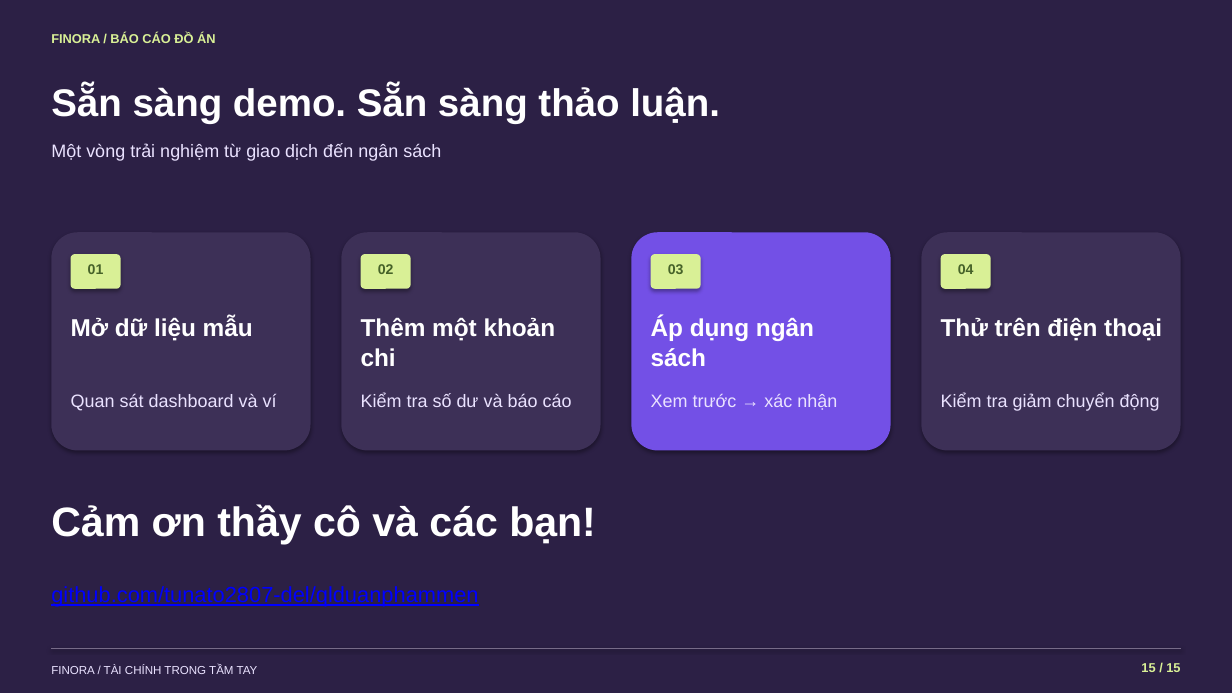
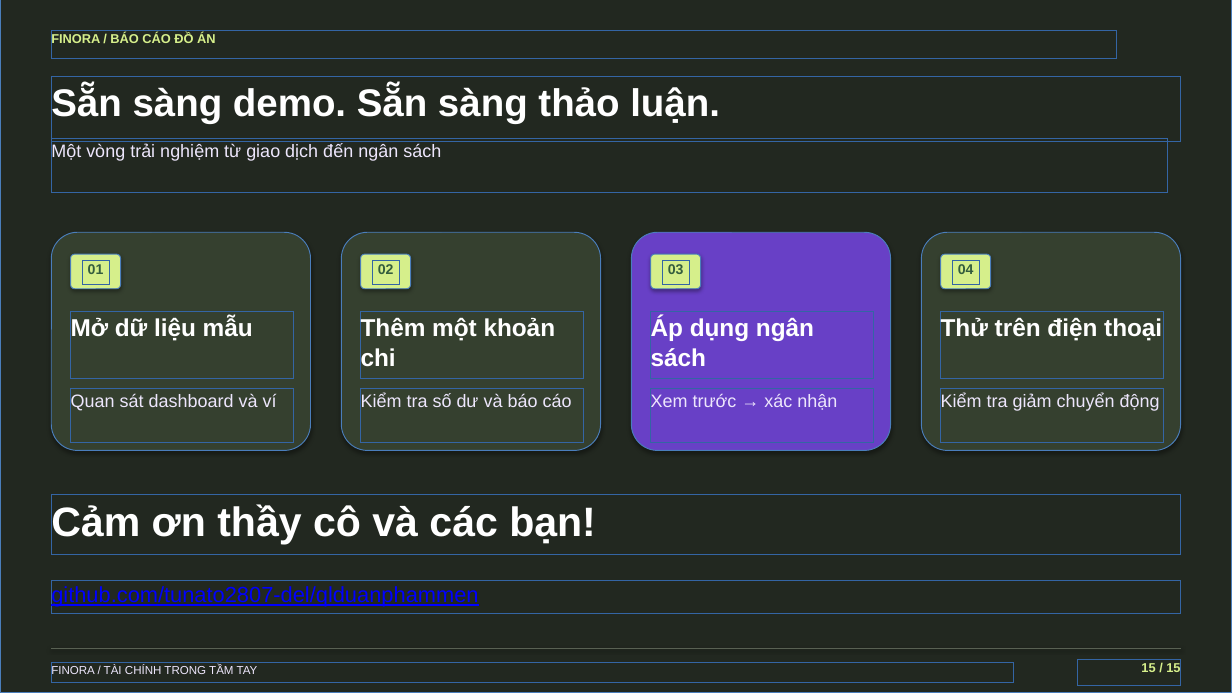
Before and after one commit to tunato2807-del/qlduanphammen, a slide deck: slide 15 of docs/presentation/Finora-Thuyet-trinh.pptx. Drawn at 1232x693 pixels with LibreOffice and Linux fonts; fonts in the diff are those of the drawing. Boxes give left, top, right and bottom in pixels: in the first picture for what was removed or moved away, otherwise in the second. Text is boxed around its words. In the diff, an @@ line names an element or a change of style, - is before the commit and + after.

Commit message:
docs: deliver Finora V2 screenshots design and updated presentation

```diff
--- a/docs/presentation/Finora-Thuyet-trinh.pptx
+++ b/docs/presentation/Finora-Thuyet-trinh.pptx
@@ rectangle at box(0, 0, 1232, 693): fill #2C2045 to #222820 @@
@@ text "FINORA / BÁO CÁO ĐỒ ..." at box(51, 33, 215, 46): text colour #D9F096 to none @@
@@ rounded rectangle at box(631, 232, 891, 450): fill #7350E6 to #6840C6 @@
@@ fill #3D3057 to #35402F in 3 elements at box(52, 232, 311, 450), box(341, 232, 601, 450), box(921, 232, 1181, 450) @@
@@ fill #D9F096 to #D6EF8B in 4 elements at box(70, 254, 120, 289), box(360, 254, 410, 289), box(651, 254, 701, 289), box(941, 254, 991, 289) @@
@@ text colour #466229 to none in 4 elements at box(88, 264, 104, 274), box(378, 264, 394, 274), box(668, 264, 684, 274), box(958, 264, 974, 274) @@
@@ text colour #EAE2FF to none in 6 elements at box(51, 143, 441, 161), box(51, 665, 258, 677), box(71, 393, 277, 411), box(361, 393, 572, 407), box(651, 394, 837, 410), box(941, 393, 1160, 411) @@
@@ text colour #FFFFFF to none in 6 elements at box(51, 86, 720, 124), box(71, 317, 253, 341), box(361, 317, 556, 367), box(651, 317, 814, 367), box(941, 317, 1162, 341), box(51, 503, 596, 544) @@
@@ line (52, 648) - (1181, 648): stroke #776B88 0.6 pt to #596153 0.6 pt @@
@@ text "15 / 15" at box(1141, 663, 1180, 672): text colour #D9F096 to none @@
```
Also in this commit, not shown: 14 other slides changed, 17 other files.
